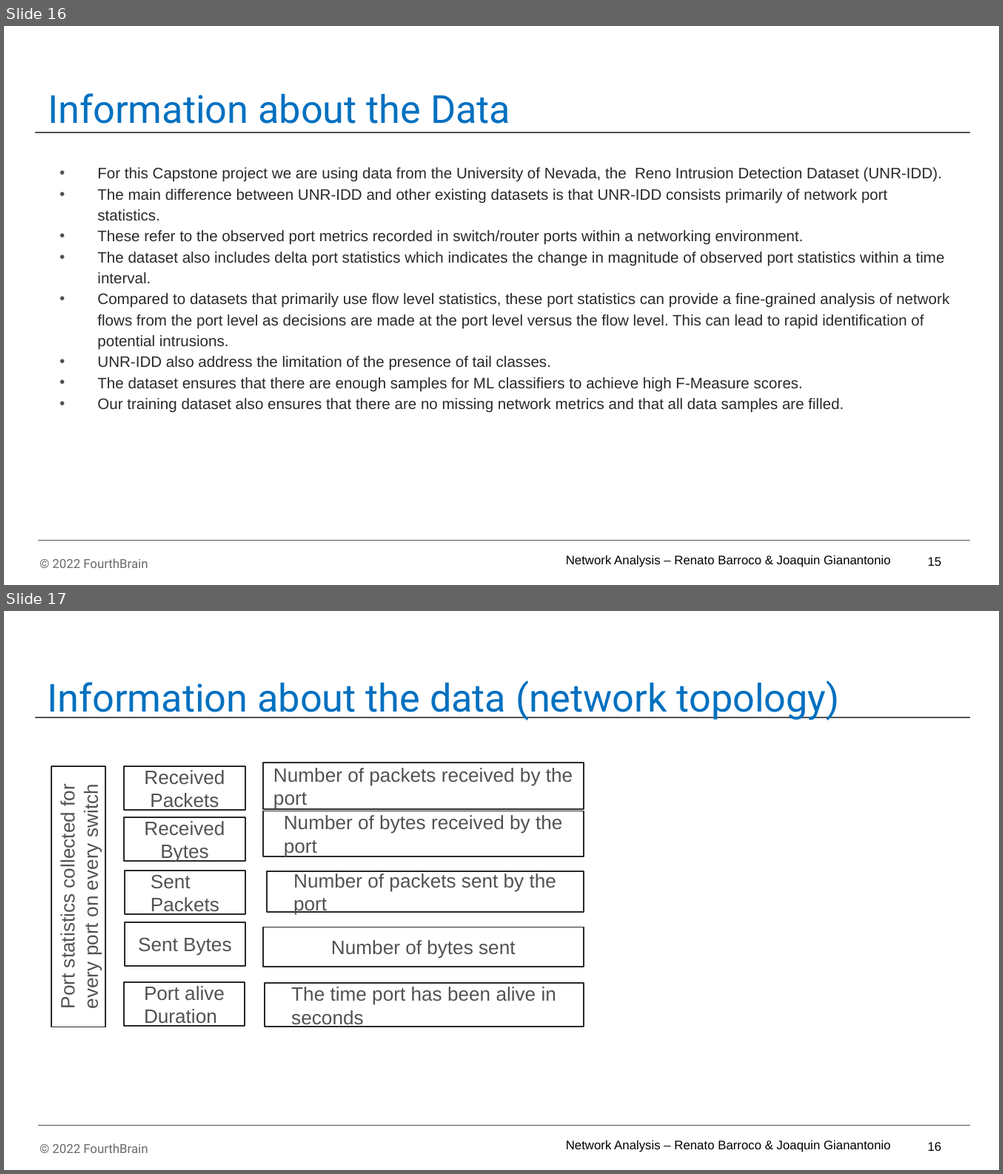
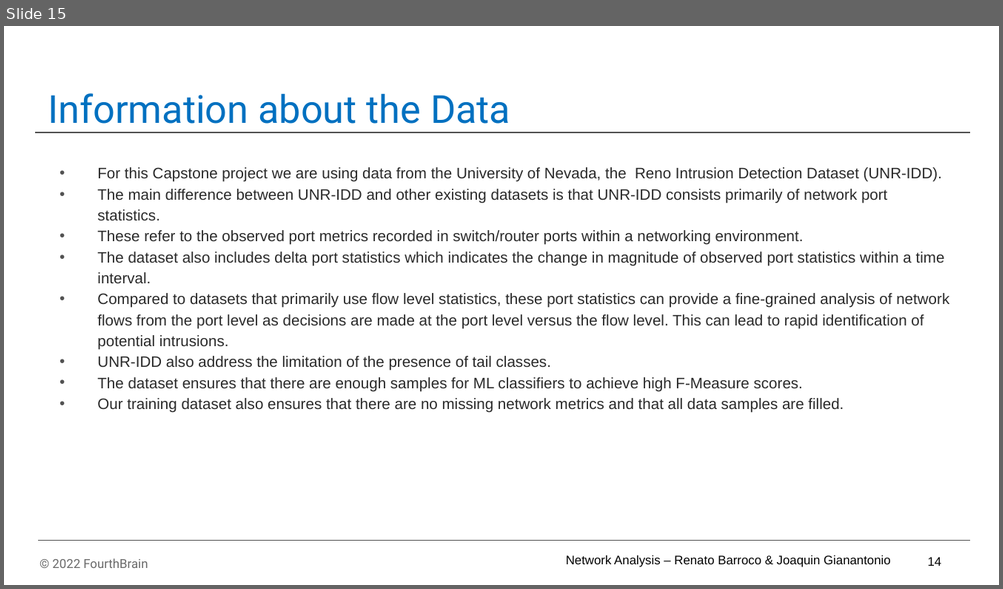
Before and after one commit to RBarroco/network-analytics-final, a slide deck: network-analytics-final/powerpoint/Network Analysis - MLE Capstone Presentation_v07.pptx. Shown one above the other, each under a label of ours: slides 16 and 17 before the commit, slide 15 after it. The pictures are 1003x1174 and 1003x589 pixels, drawn with LibreOffice and Linux fonts; fonts in the diff are those of the drawing; background and template pictures are left out. Boxes give left, top, right and bottom in pixels: in the first picture for what was removed or moved away, otherwise in the second. Text is boxed around its words. In the diff, an @@ line names an element or a change of style, - is before the commit and + after.

Commit message:
On branch jg-docker-01 Your branch is up to date with 'origin/jg-docker-01'.
Changes to be committed:
	modified:   network-analytics-final/powerpoint/Network Analysis - MLE Capstone Presentation_v07.pptx
	modified:   network-analytics-final/powerpoint/excel-for-tables.xlsx
	new file:   network-analytics-final/powerpoint/~$Network Analysis - MLE Capstone Presentation_v07.pptx
	modified:   network-analytics-final/west-end/app/Dockerfile
	modified:   network-analytics-final/west-end/app/requirements.txt

```diff
--- a/network-analytics-final/powerpoint/Network Analysis - MLE Capstone Presentation_v07.pptx
+++ b/network-analytics-final/powerpoint/Network Analysis - MLE Capstone Presentation_v07.pptx
@@ slide 17 removed at [4,611,999,1170], background #FFFFFF; not listed: 5 template elements that a slide beside it also shows @@
@@ title removed at [47,681,839,721] @@
-Information about the data (network topology)
@@ rectangle removed at [264,763,584,810] @@
-Number of packets received by the port
@@ rectangle removed at [52,766,105,1027] @@
-Port statistics collected for every port on every switch
@@ rectangle removed at [123,766,244,810] @@
-Received Packets
@@ rectangle removed at [123,818,244,862] @@
-Received Bytes
@@ rectangle removed at [264,811,584,857] @@
-Number of bytes received by the port
@@ rectangle removed at [125,871,246,914] @@
-Sent Packets
@@ rectangle removed at [267,871,583,912] @@
-Number of packets sent by the port
@@ rectangle removed at [125,923,246,966] @@
-Sent Bytes
@@ rectangle removed at [264,927,584,967] @@
-Number of bytes sent
@@ rectangle removed at [123,983,244,1027] @@
-Port alive Duration
@@ rectangle removed at [264,984,584,1028] @@
-The time port has been alive in seconds
@@ what was slide 16 is now slide 15 @@
@@ page number at [928,557,942,566]: text changed @@
-15
+14
```
Also in this commit, not shown: 4 slides changed, 5 other slides removed, 4 other files.
